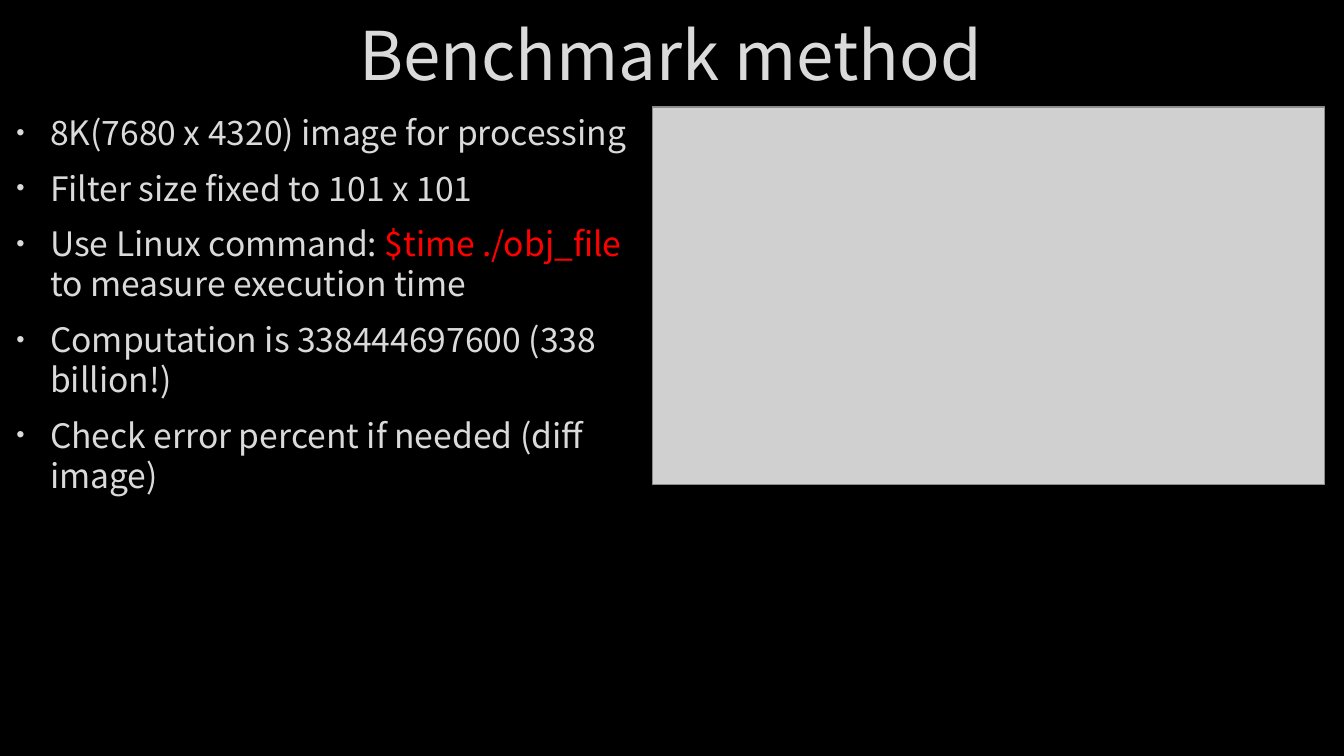
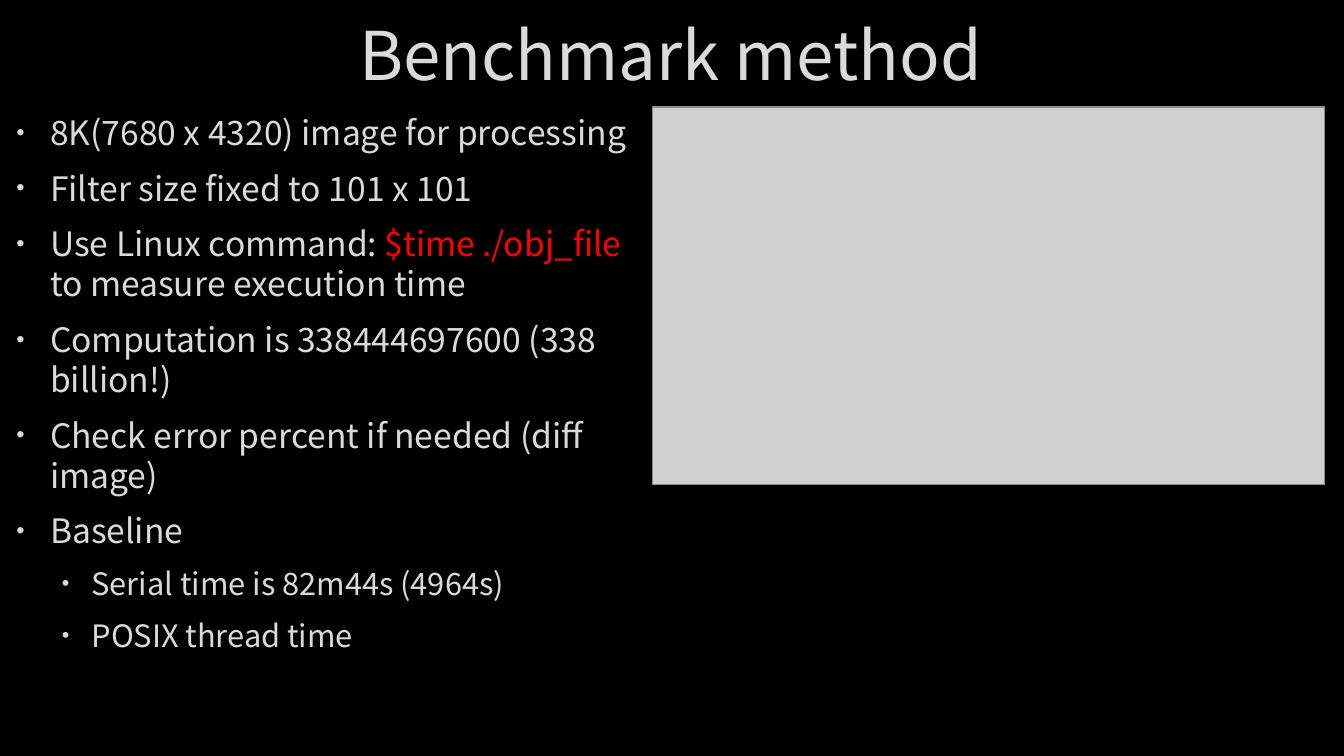
Before and after one commit to Alfons0329/Parallel_Programming_Fall_2018, a slide deck: slide 6 of Final Project/Report.pptx. Drawn at 1344x756 pixels with LibreOffice and Linux fonts; fonts in the diff are those of the drawing; grey boxes stand for pictures; background and template pictures are left out. Boxes give left, top, right and bottom in pixels: in the first picture for what was removed or moved away, otherwise in the second. Text is boxed around its words. In the diff, an @@ line names an element or a change of style, - is before the commit and + after.

```diff
--- a/Final Project/Report.pptx
+++ b/Final Project/Report.pptx
@@ text at [50,516,504,648]: paragraphs added @@
+• Baseline
+  • Serial time is 82m44s (4964s)
+  • POSIX thread time
```
Also in this commit, not shown: 3 other slides changed, 3 slides added.
